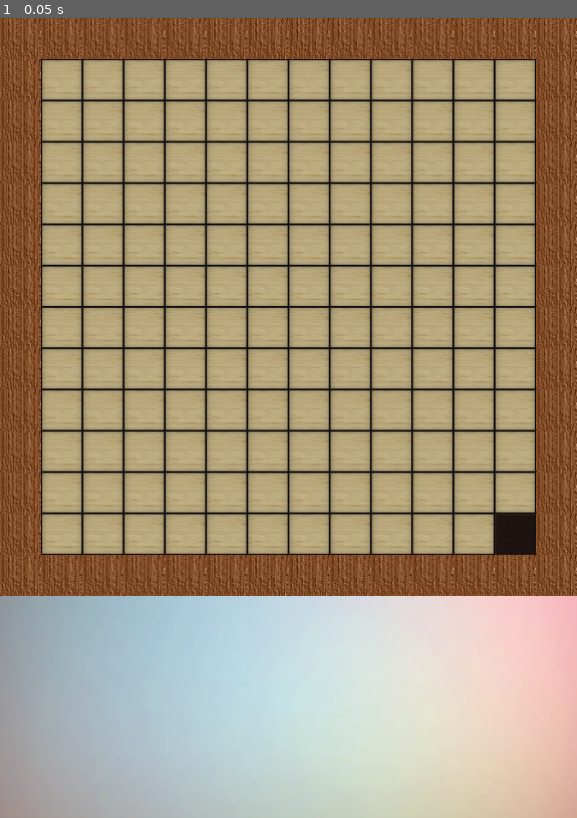
Above: before the commit, frame 1.
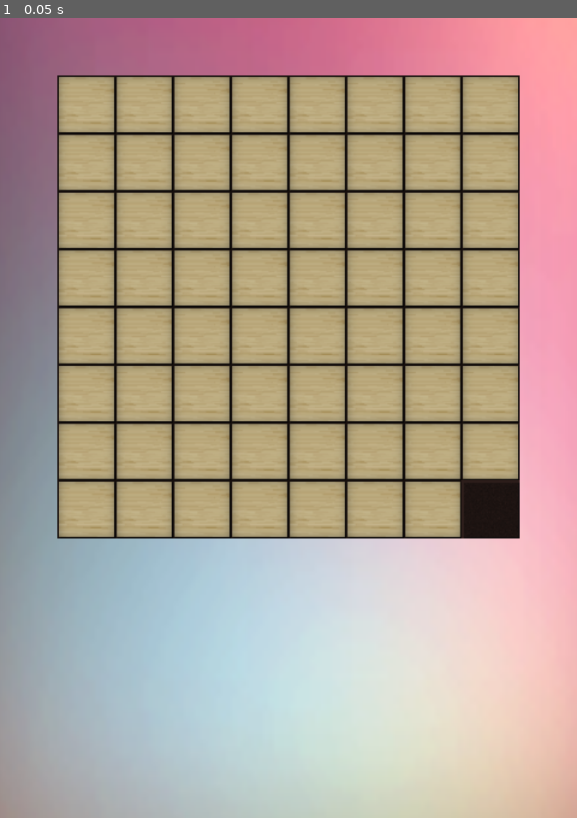
Above: after the commit, the same moment.

Repository: ahmetilgin/WordFinding
Game: Godot game, scene res://game.tscn
Two runs of this game, one before a commit and one after it. Both use one fixed random seed, a clock stepped at 60 frames per second and the inputs below.
Inputs:
- Up to frame 1 (0.05 s): no input

The runs differ from the first frame. In frame 1, 40% of the frame differs, in the area x 0-100%, y 0-73%.

Commit message:
find sum of letter count

Diff:
--- a/game.gd
+++ b/game.gd
@@ -2,11 +2,11 @@
 var block_scene = preload("res://Block.tscn")
 var frame_scene = preload("res://Frame.tscn")
 var background = preload("res://Background.tscn")
-
+var block_list = []
 func fill_frames(position):
 	var frame = frame_scene.instance()
 	add_child(frame)
-	frame.set_z_index(1)
+	frame.set_z_index(-5)
 	frame.set_scale(Vector2(Globals.divition_ratio,Globals.divition_ratio))
 	frame.set_global_position(position)
 
@@ -47,10 +47,37 @@
 			add_child(block)
 			block.set_scale(Vector2(Globals.divition_ratio,Globals.divition_ratio))
 			block.set_global_position(Vector2(x *current_cell_size + current_cell_size, y* current_cell_size + current_cell_size ))
-#
-
+			block_list.append(block)
+	fill_words_to_blocks()
 	pass # Replace with function body.
 
+
+static func sum_array(array):
+	var sum = 0.0
+	for element in array:
+		 sum += element
+	return sum
+
+func subset_sum(numbers, target, partial=[]):
+	var s = sum_array(partial)
+
+	# check if the partial sum is equals to target
+	if s == target:
+		print (partial, target)
+	if s >= target:
+		return  # if we reach the number why bother to continue
+
+	for i in range(len(numbers)):
+		var n = numbers[i]
+		var remaining = []
+		for x in range(i+1,len(numbers),1):
+			remaining.append(numbers[x])
+		subset_sum(remaining, target, partial + [n])
+
+
+func fill_words_to_blocks():
+	subset_sum([1,3,54,6,2,7,8],9)
+	pass
 
 # Called every frame. 'delta' is the elapsed time since the previous frame.
 #func _process(delta):
--- a/globals.gd
+++ b/globals.gd
@@ -1,6 +1,6 @@
 extends Node
 
-var map_size = 12
+var map_size = 8
 var cell_size = 48
 var divition_ratio = 1
 
@@ -11,3 +11,25 @@
 	right,
 	none
 }
+
+var words = [
+	"what",
+	"name",
+	"board",
+	"background",
+	"white",
+	"default",
+	"game",
+	"icon",
+	"open",
+	"other",
+	"perfect",
+	"petrol",
+	"dangerous",
+	"remember",
+	"repair",
+	"screen",
+	"stamp",
+	"steak",
+	"software"
+]
Binary file changed: assets/block.png
